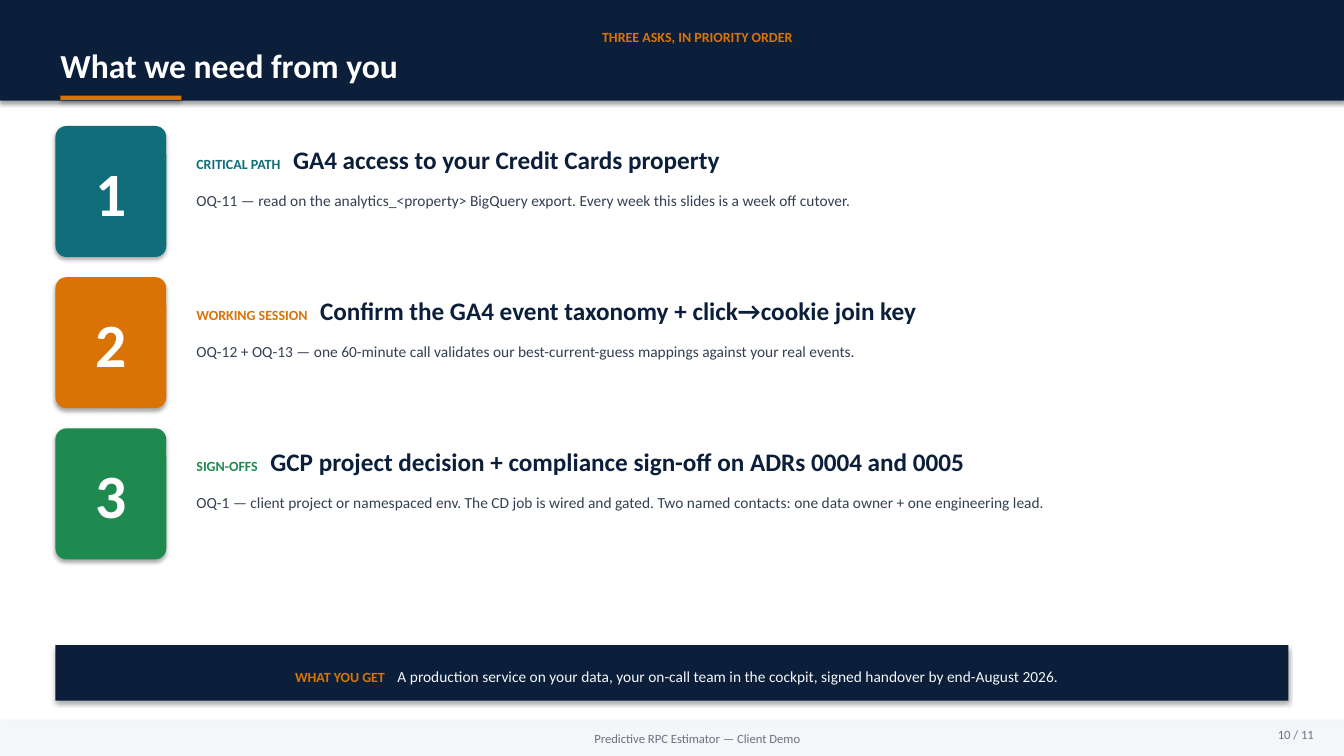
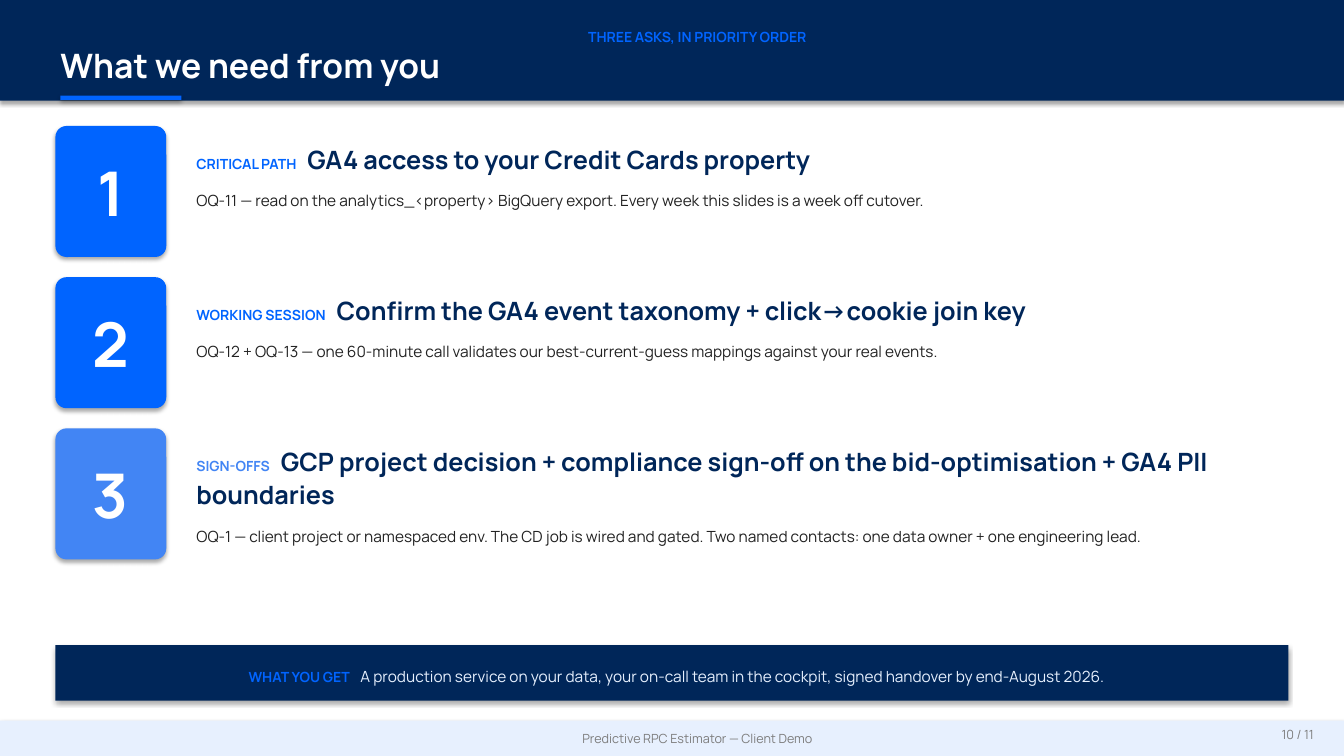
Before and after one commit to asmeyatsky-work/msm, a slide deck: slide 10 of docs/client-demo-deck.pptx. Drawn at 1344x756 pixels with LibreOffice and Linux fonts; fonts in the diff are those of the drawing. Boxes give left, top, right and bottom in pixels: in the first picture for what was removed or moved away, otherwise in the second. Text is boxed around its words. In the diff, an @@ line names an element or a change of style, - is before the commit and + after.

```diff
--- a/docs/client-demo-deck.pptx
+++ b/docs/client-demo-deck.pptx
@@ rectangle "THREE ASKS, IN PRIORITY ORDER" at [0,0,1344,101]: font Calibri to Manrope; text colour #D97306 to #0064FF in "THREE ASKS, IN PRIORITY ORDER"; fill #0B1F3A to #002659 @@
@@ rectangle at [60,96,181,100]: fill #D97306 to #0064FF @@
@@ rounded rectangle "1" at [55,126,166,257]: font Calibri to Manrope; fill #0F6E7A to #0064FF @@
@@ text "CRITICAL PATH GA4 access to ..." at [196,150,923,210]: font Calibri to Manrope; text colour #0F6E7A to #0064FF in "CRITICAL PATH"; text colour #0B1F3A to #002659 in "GA4 access to your Credit Cards property"; text colour #333F52 to #212121 in "OQ-11 — read on the analytics_<property> BigQuery ..." @@
@@ rounded rectangle "2" at [55,277,166,408]: font Calibri to Manrope; fill #D97306 to #0064FF @@
@@ text "WORKING SESSION Confirm the GA4 ..." at [196,301,1025,361]: font Calibri to Manrope; text colour #D97306 to #0064FF in "WORKING SESSION"; text colour #0B1F3A to #002659 in "Confirm the GA4 event taxonomy + click→cookie ..."; text colour #333F52 to #212121 in "OQ-12 + OQ-13 — one 60-minute call ..." @@
@@ rounded rectangle "3" at [55,429,166,560]: font Calibri to Manrope; fill #1F8A4F to #4285F4 @@
@@ text at [196,452,1207,505]: text changed; font Calibri to Manrope; text colour #0B1F3A to #002659 @@
-SIGN-OFFS GCP project decision + compliance sign-off on ADRs 0004 and 0005
+SIGN-OFFS GCP project decision + compliance sign-off on the bid-optimisation + GA4 PII boundaries
@@ text at [196,530,1141,546]: font Calibri to Manrope, text colour #333F52 to #212121 in "OQ-1 — client project or namespaced env. ..." @@
@@ rectangle "WHAT YOU GET A production ..." at [55,645,1289,701]: font Calibri to Manrope; text colour #D97306 to #0064FF in "WHAT YOU GET"; text colour #F4F6FA to #E7F0FE in "A production service on your data, your ..."; fill #0B1F3A to #002659 @@
@@ rectangle "Predictive RPC Estimator — Client ..." at [0,721,1344,756]: font Calibri to Manrope, text colour #6B7380 to #7D7D7D; fill #F4F6FA to #E7F0FE @@
@@ text "10 / 11" at [1282,730,1314,739]: font Calibri to Manrope, text colour #6B7380 to #7D7D7D @@
```
Also in this commit, not shown: 10 other slides changed, 1 other file.
